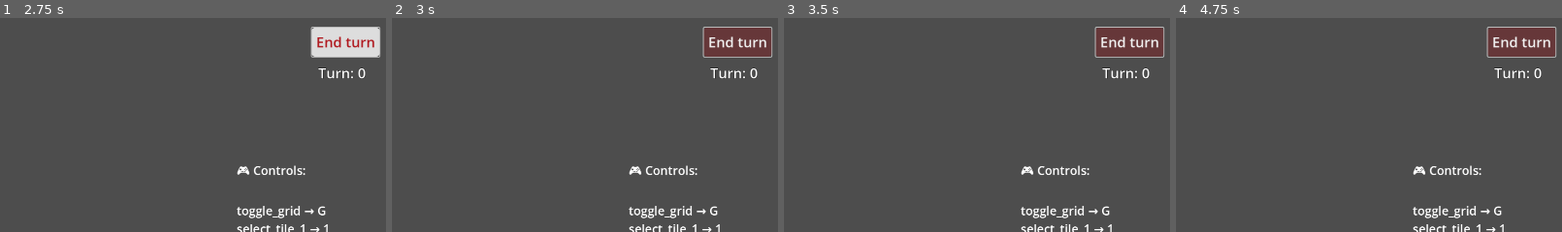
Above: before the commit, frames 1-4 (left to right).
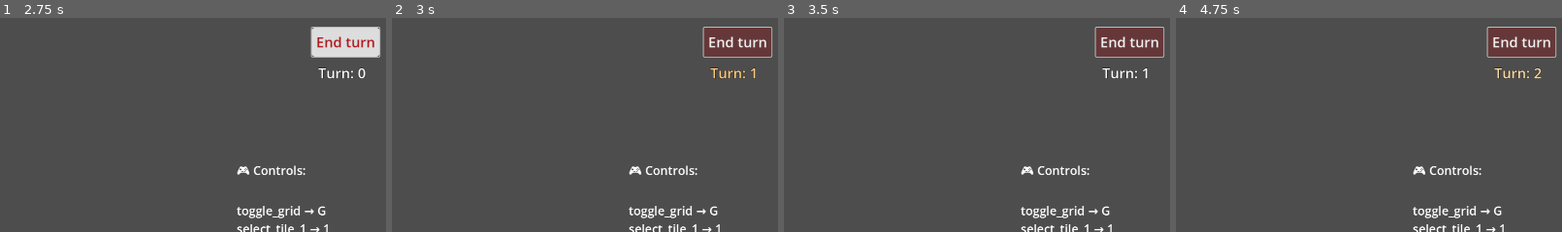
Above: after the commit, the same moments.

Repository: DawoodBhatti/wanna-jam-2025
Game: Godot game, scene res://scenes/HUD/hud.tscn
The game is run twice, just before and just after one commit, with the same random seed, the same clock (stepped at 60 frames per second) and the same inputs. This scene is started directly instead of the project's main scene.
Inputs (mouse positions are % of the whole screen's width and height, from its top left):
- Up to frame 1 (2.75 s): click "End turn" at 0.5 s; click "End turn" at 1.25 s; click "End turn" at 2 s
- Up to frame 2 (3 s): tap Enter at 2.75 s; move the mouse to (72, 46) at 2.77 s; tap J (advance_phase) at 2.85 s; click (72, 46) at 2.92 s
- Up to frame 3 (3.5 s): no input
- Up to frame 4 (4.75 s): tap Space at 3.5 s; drag from (30, 56) to (45, 71) at 3.52 s; tap Enter at 4.25 s; move the mouse to (60, 28) at 4.27 s; hold 1 (select_tile_1) from 4.28 s (still down); click (60, 28) at 4.42 s; tap J (advance_phase) at 4.55 s
The pictures show only the part of the screen within x 50-100%, y 0-50%; the shares and areas given below are measured in that part.

Frame 1 is identical in both runs. In frame 2, 0.3% of the frame differs, in the area x 82-95%, y 23-29%; in frame 3, less than 0.1%; in frame 4, 0.2%.

Commit message:
end button functionality

Diff:
--- a/scripts/HUD manager/hud.gd
+++ b/scripts/HUD manager/hud.gd
@@ -40,15 +40,13 @@
 
 
 func _on_end_turn_pressed() -> void:
-	pass
-	#if deck_manager and deck_manager.has_method("end_turn"):
-		#deck_manager.end_turn()
+	SignalBus.emit_logged("hand_resolved")
 
-
-func _on_phase_changed(new_phase: String) -> void:
-	var is_play := (new_phase == "Play")
-	end_turn_button.visible = is_play
-	end_turn_button.disabled = not is_play
+#not needed
+#func _on_phase_changed(new_phase: String) -> void:
+	#var is_play := (new_phase == "Play")
+	#end_turn_button.visible = is_play
+	#end_turn_button.disabled = not is_play
 
 
 func _apply_end_turn_button_style() -> void:
--- a/singletons/game_state.gd
+++ b/singletons/game_state.gd
@@ -96,16 +96,13 @@
 
 	match current_phase:
 		"Play":
-			# Step through inner phases if not complete
 			match play_phase_state:
 				PLAY_PHASE_STATE_IDLE:
 					set_play_phase_state(PLAY_PHASE_STATE_DRAWING)
-				PLAY_PHASE_STATE_DRAWING:
-					set_play_phase_state(PLAY_PHASE_STATE_PLAYING)
-				PLAY_PHASE_STATE_PLAYING:
+				PLAY_PHASE_STATE_DRAWING, PLAY_PHASE_STATE_PLACING_STRUCTURE, PLAY_PHASE_STATE_RECYCLE, PLAY_PHASE_STATE_PLAYING:
+					# Treat all as “done playing” → resolve
 					set_play_phase_state(PLAY_PHASE_STATE_RESOLVING)
 				PLAY_PHASE_STATE_RESOLVING:
-					# Inner loop done: go to next outer phase
 					_on_hand_resolved()
 
 		"Turn Effects":
--- a/singletons/signal_bus.gd
+++ b/singletons/signal_bus.gd
@@ -1,4 +1,8 @@
 extends Node
+# ----------------------------
+# 🔊 Signal Logging
+# ----------------------------
+var print_signals: bool = false
 
 # ----------------------------
 # 🪵 Resource Signals
@@ -46,10 +50,6 @@
 signal place_mode_completed                           # emitted when place budget is consumed
 signal remove_mode_completed                          # emitted when remove budget is consumed
 signal start_paint_mode_request(mode: String, data: Dictionary, count: int) #emitted to begin paint mode
-# ----------------------------
-# 🔊 Signal Logging
-# ----------------------------
-var print_signals: bool = true
 
 
 #emits signal with print statement to help debugging
